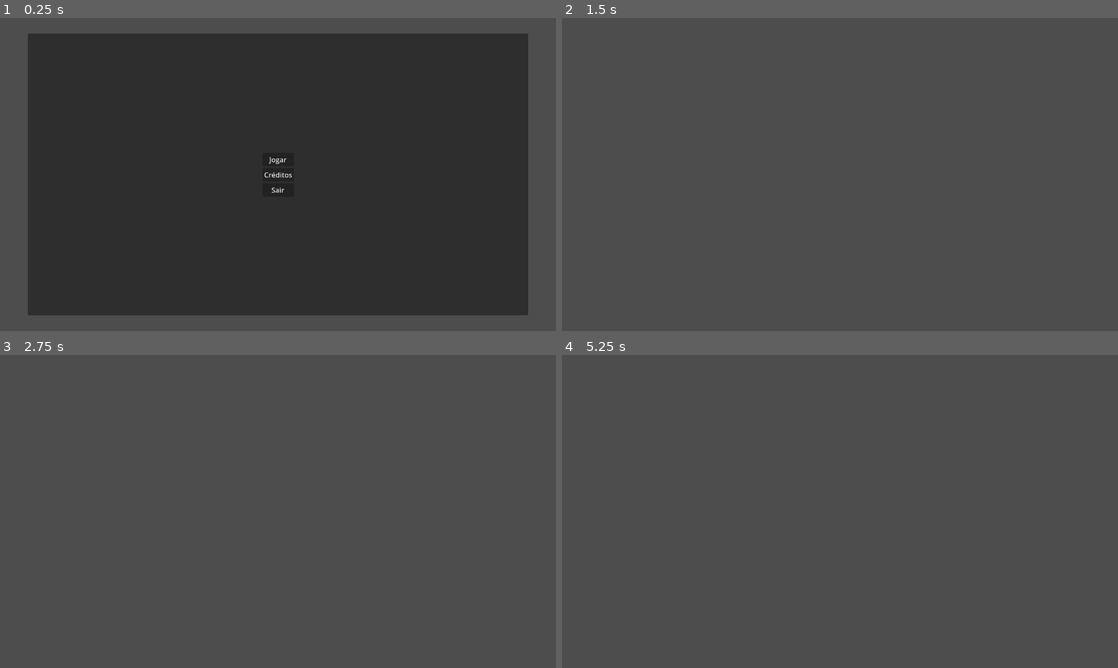
Above: before the commit, frames 1-4 (two rows, left to right).
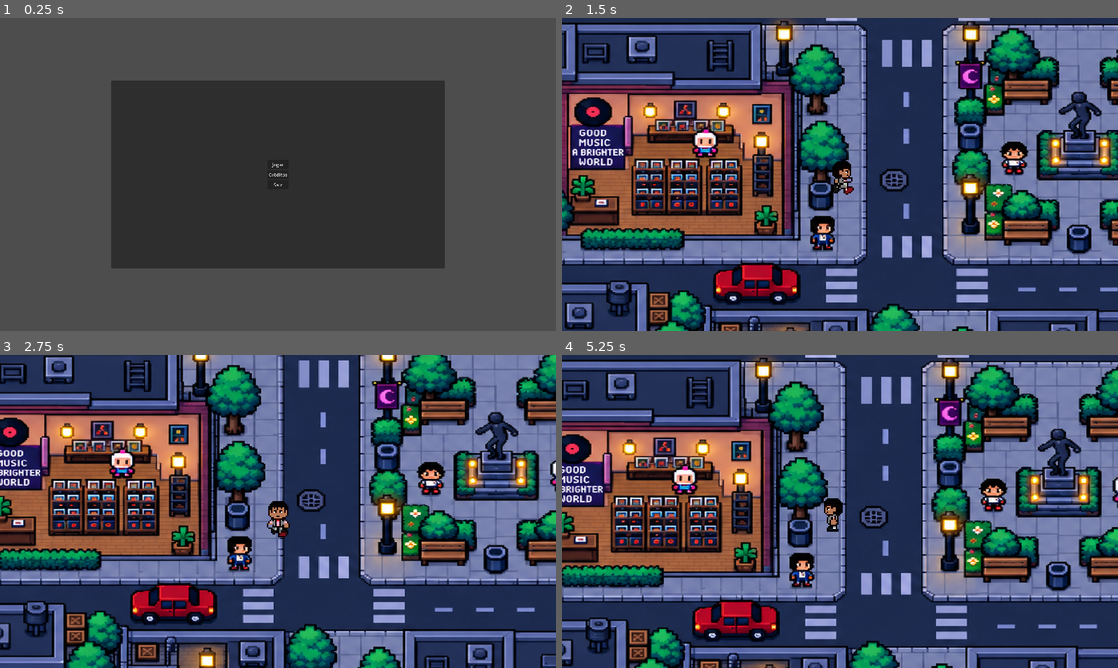
Above: after the commit, the same moments.

Repository: Luandev0208/Michael_Jackson-Journey_of_the_King
Game: Godot game, scene res://Scenes/interface.tscn
The game is run twice, just before and just after one commit, with the same random seed, the same clock (stepped at 60 frames per second) and the same inputs.
Inputs:
- Up to frame 1 (0.25 s): no input
- Up to frame 2 (1.5 s): click "Jogar" at 0.5 s; tap Enter at 1.25 s; hold Right (ui_right) from 1.28 s (still down)
- Up to frame 3 (2.75 s): release Right (ui_right) at 2.03 s; hold Down (ui_down) from 2.03 s (still down)
- Up to frame 4 (5.25 s): release Down (ui_down) at 2.78 s; hold Right (ui_right) 2.78-3.53 s; hold Up (ui_up) 3.53-4.28 s; hold Left (ui_left) from 4.28 s (still down)

The runs differ from the first frame. In frame 1, 45% of the frame differs, in the area x 5-95%, y 5-95%; in frame 2, 99%; in frame 3, 99%; in frame 4, 99%, in the area x 0-100%, y 0-100%.

Commit message:
V0.1
Movimentação Básica, e primeiros testes com sprites

Diff:
--- a/Scenes/jogo.tscn
+++ b/Scenes/jogo.tscn
@@ -1,5 +1,247 @@
 [gd_scene format=3 uid="uid://4hmussqqdeos"]
 
+[ext_resource type="Script" uid="uid://bn0pmsnqyxi1i" path="res://Scenes/michael_player.gd" id="1_h60hs"]
+[ext_resource type="Texture2D" uid="uid://t36s34fim1v1" path="res://Assets/Michael/MJ_32x32_MASTER.png" id="1_wu4wd"]
+[ext_resource type="Texture2D" uid="uid://culihkacydndf" path="res://Assets/Michael/ChatGPT Image 16 de set. de 2026, 13_42_38.png" id="3_82dp6"]
+
+[sub_resource type="AtlasTexture" id="AtlasTexture_nyb5w"]
+atlas = ExtResource("1_wu4wd")
+region = Rect2(32, 64, 32, 32)
+
+[sub_resource type="AtlasTexture" id="AtlasTexture_cwcib"]
+atlas = ExtResource("1_wu4wd")
+region = Rect2(0, 64, 32, 32)
+
+[sub_resource type="AtlasTexture" id="AtlasTexture_4aaip"]
+atlas = ExtResource("1_wu4wd")
+region = Rect2(64, 64, 32, 32)
+
+[sub_resource type="AtlasTexture" id="AtlasTexture_gyvnm"]
+atlas = ExtResource("1_wu4wd")
+region = Rect2(32, 96, 32, 32)
+
+[sub_resource type="AtlasTexture" id="AtlasTexture_ru4ac"]
+atlas = ExtResource("1_wu4wd")
+region = Rect2(0, 96, 32, 32)
+
+[sub_resource type="AtlasTexture" id="AtlasTexture_1untg"]
+atlas = ExtResource("1_wu4wd")
+region = Rect2(64, 96, 32, 32)
+
+[sub_resource type="AtlasTexture" id="AtlasTexture_6b6tp"]
+atlas = ExtResource("1_wu4wd")
+region = Rect2(32, 32, 32, 32)
+
+[sub_resource type="AtlasTexture" id="AtlasTexture_exr17"]
+atlas = ExtResource("1_wu4wd")
+region = Rect2(0, 32, 32, 32)
+
+[sub_resource type="AtlasTexture" id="AtlasTexture_8ihgy"]
+atlas = ExtResource("1_wu4wd")
+region = Rect2(64, 32, 32, 32)
+
+[sub_resource type="AtlasTexture" id="AtlasTexture_h60hs"]
+atlas = ExtResource("1_wu4wd")
+region = Rect2(0, 0, 32, 32)
+
+[sub_resource type="AtlasTexture" id="AtlasTexture_rokwo"]
+atlas = ExtResource("1_wu4wd")
+region = Rect2(64, 0, 32, 32)
+
+[sub_resource type="AtlasTexture" id="AtlasTexture_82dp6"]
+atlas = ExtResource("1_wu4wd")
+region = Rect2(32, 0, 32, 32)
+
+[sub_resource type="AtlasTexture" id="AtlasTexture_3lwpm"]
+atlas = ExtResource("1_wu4wd")
+region = Rect2(0, 192, 32, 32)
+
+[sub_resource type="AtlasTexture" id="AtlasTexture_1ojdp"]
+atlas = ExtResource("1_wu4wd")
+region = Rect2(64, 192, 32, 32)
+
+[sub_resource type="AtlasTexture" id="AtlasTexture_srq8g"]
+atlas = ExtResource("1_wu4wd")
+region = Rect2(32, 192, 32, 32)
+
+[sub_resource type="AtlasTexture" id="AtlasTexture_kx1ko"]
+atlas = ExtResource("1_wu4wd")
+region = Rect2(0, 224, 32, 32)
+
+[sub_resource type="AtlasTexture" id="AtlasTexture_iw17t"]
+atlas = ExtResource("1_wu4wd")
+region = Rect2(64, 224, 32, 32)
+
+[sub_resource type="AtlasTexture" id="AtlasTexture_2i0b6"]
+atlas = ExtResource("1_wu4wd")
+region = Rect2(32, 224, 32, 32)
+
+[sub_resource type="AtlasTexture" id="AtlasTexture_nly3o"]
+atlas = ExtResource("1_wu4wd")
+region = Rect2(0, 128, 32, 32)
+
+[sub_resource type="AtlasTexture" id="AtlasTexture_kghim"]
+atlas = ExtResource("1_wu4wd")
+region = Rect2(64, 128, 32, 32)
+
+[sub_resource type="AtlasTexture" id="AtlasTexture_4f6yh"]
+atlas = ExtResource("1_wu4wd")
+region = Rect2(32, 128, 32, 32)
+
+[sub_resource type="AtlasTexture" id="AtlasTexture_y8xt0"]
+atlas = ExtResource("1_wu4wd")
+region = Rect2(0, 160, 32, 32)
+
+[sub_resource type="AtlasTexture" id="AtlasTexture_8pm81"]
+atlas = ExtResource("1_wu4wd")
+region = Rect2(64, 160, 32, 32)
+
+[sub_resource type="AtlasTexture" id="AtlasTexture_jxrh3"]
+atlas = ExtResource("1_wu4wd")
+region = Rect2(32, 160, 32, 32)
+
+[sub_resource type="SpriteFrames" id="SpriteFrames_ay0fq"]
+animations = [{
+"frames": [{
+"duration": 1.0,
+"texture": SubResource("AtlasTexture_nyb5w")
+}, {
+"duration": 1.0,
+"texture": SubResource("AtlasTexture_cwcib")
+}, {
+"duration": 1.0,
+"texture": SubResource("AtlasTexture_4aaip")
+}],
+"loop": 2,
+"name": &"Baixo",
+"speed": 5.0
+}, {
+"frames": [{
+"duration": 1.0,
+"texture": SubResource("AtlasTexture_gyvnm")
+}, {
+"duration": 1.0,
+"texture": SubResource("AtlasTexture_ru4ac")
+}, {
+"duration": 1.0,
+"texture": SubResource("AtlasTexture_1untg")
+}],
+"loop": 2,
+"name": &"Cima",
+"speed": 5.0
+}, {
+"frames": [{
+"duration": 1.0,
+"texture": SubResource("AtlasTexture_6b6tp")
+}, {
+"duration": 1.0,
+"texture": SubResource("AtlasTexture_exr17")
+}, {
+"duration": 1.0,
+"texture": SubResource("AtlasTexture_8ihgy")
+}],
+"loop": 2,
+"name": &"Direita",
+"speed": 5.0
+}, {
+"frames": [{
+"duration": 1.0,
+"texture": SubResource("AtlasTexture_h60hs")
+}, {
+"duration": 1.0,
+"texture": SubResource("AtlasTexture_rokwo")
+}, {
+"duration": 1.0,
+"texture": SubResource("AtlasTexture_82dp6")
+}],
+"loop": 2,
+"name": &"Esquerda",
+"speed": 2.0
+}, {
+"frames": [{
+"duration": 1.0,
+"texture": SubResource("AtlasTexture_3lwpm")
+}, {
+"duration": 1.0,
+"texture": SubResource("AtlasTexture_1ojdp")
+}, {
+"duration": 1.0,
+"texture": SubResource("AtlasTexture_srq8g")
+}],
+"loop": 1,
+"name": &"Pular_Baixo",
+"speed": 5.0
+}, {
+"frames": [{
+"duration": 1.0,
+"texture": SubResource("AtlasTexture_kx1ko")
+}, {
+"duration": 1.0,
+"texture": SubResource("AtlasTexture_iw17t")
+}, {
+"duration": 1.0,
+"texture": SubResource("AtlasTexture_2i0b6")
+}],
+"loop": 1,
+"name": &"Pular_Cima",
+"speed": 5.0
+}, {
+"frames": [{
+"duration": 1.0,
+"texture": SubResource("AtlasTexture_nly3o")
+}, {
+"duration": 1.0,
+"texture": SubResource("AtlasTexture_kghim")
+}, {
+"duration": 1.0,
+"texture": SubResource("AtlasTexture_4f6yh")
+}],
+"loop": 1,
+"name": &"Pular_Direita",
+"speed": 5.0
+}, {
+"frames": [{
+"duration": 1.0,
+"texture": SubResource("AtlasTexture_y8xt0")
+}, {
+"duration": 1.0,
+"texture": SubResource("AtlasTexture_8pm81")
+}, {
+"duration": 1.0,
+"texture": SubResource("AtlasTexture_jxrh3")
+}],
+"loop": 1,
+"name": &"Pular_Esquerda",
+"speed": 5.0
+}]
+
+[sub_resource type="RectangleShape2D" id="RectangleShape2D_yvhk2"]
+size = Vector2(71.75, 28.5)
+
 [node name="Jogo" type="Node2D" unique_id=730242288]
 
-[node name="Sprite2D" type="Sprite2D" parent="." unique_id=1929329003]
+[node name="Sprite2D" type="Sprite2D" parent="." unique_id=127482031]
+position = Vector2(924.25, 312.11353)
+scale = Vector2(2.9015152, 2.2314413)
+texture = ExtResource("3_82dp6")
+
+[node name="StaticBody2D" type="StaticBody2D" parent="." unique_id=2023907599]
+
+[node name="Fundo" type="Sprite2D" parent="." unique_id=1929329003]
+
+[node name="Michael_Player" type="CharacterBody2D" parent="." unique_id=599410979]
+script = ExtResource("1_h60hs")
+
+[node name="Michael_Sprite" type="AnimatedSprite2D" parent="Michael_Player" unique_id=623894854]
+position = Vector2(116, 467)
+scale = Vector2(5, 5)
+sprite_frames = SubResource("SpriteFrames_ay0fq")
+animation = &"Baixo"
+
+[node name="Michael_Colisor" type="CollisionShape2D" parent="Michael_Player" unique_id=1366881941]
+position = Vector2(111, 524)
+shape = SubResource("RectangleShape2D_yvhk2")
+
+[node name="Camera" type="Camera2D" parent="Michael_Player" unique_id=963664664]
+position = Vector2(116, 467)
+position_smoothing_enabled = true
--- /dev/null
+++ b/Scenes/michael_player.gd
@@ -0,0 +1,63 @@
+extends CharacterBody2D
+
+@export var speed: float = 110.0
+
+@onready var sprite: AnimatedSprite2D = $Michael_Sprite
+
+var last_direction := Vector2.DOWN
+
+
+func _physics_process(delta):
+
+	var direction = Input.get_vector(
+		"ui_left",
+		"ui_right",
+		"ui_up",
+		"ui_down"
+	)
+
+	velocity = direction * speed
+
+	move_and_slide()
+
+	update_animation(direction)
+
+
+func update_animation(direction: Vector2):
+
+	if direction == Vector2.ZERO:
+		play_idle_animation()
+		return
+
+	last_direction = direction
+
+	if abs(direction.x) > abs(direction.y):
+
+		if direction.x > 0:
+			sprite.play("Direita")
+		else:
+			sprite.play("Esquerda")
+
+	else:
+
+		if direction.y > 0:
+			sprite.play("Baixo")
+		else:
+			sprite.play("Cima")
+
+
+func play_idle_animation():
+
+	if abs(last_direction.x) > abs(last_direction.y):
+
+		if last_direction.x > 0:
+			sprite.play("Direita")
+		else:
+			sprite.play("Esquerda")
+
+	else:
+
+		if last_direction.y > 0:
+			sprite.play("Baixo")
+		else:
+			sprite.play("CIma")
--- a/project.godot
+++ b/project.godot
@@ -17,10 +17,37 @@
 
 [display]
 
-window/size/viewport_width=1280
-window/size/viewport_height=720
+window/size/viewport_width=1920
+window/size/viewport_height=1080
 window/stretch/mode="viewport"
 window/stretch/aspect="expand"
+
+[input]
+
+Cima={
+"deadzone": 0.2,
+"events": [Object(InputEventKey,"resource_local_to_scene":false,"resource_name":"","device":-1,"window_id":0,"alt_pressed":false,"shift_pressed":false,"ctrl_pressed":false,"meta_pressed":false,"pressed":false,"keycode":0,"physical_keycode":87,"key_label":0,"unicode":119,"location":0,"echo":false,"script":null)
+, Object(InputEventKey,"resource_local_to_scene":false,"resource_name":"","device":-1,"window_id":0,"alt_pressed":false,"shift_pressed":false,"ctrl_pressed":false,"meta_pressed":false,"pressed":false,"keycode":0,"physical_keycode":4194320,"key_label":0,"unicode":0,"location":0,"echo":false,"script":null)
+]
+}
+Baixo={
+"deadzone": 0.2,
+"events": [Object(InputEventKey,"resource_local_to_scene":false,"resource_name":"","device":-1,"window_id":0,"alt_pressed":false,"shift_pressed":false,"ctrl_pressed":false,"meta_pressed":false,"pressed":false,"keycode":0,"physical_keycode":83,"key_label":0,"unicode":115,"location":0,"echo":false,"script":null)
+, Object(InputEventKey,"resource_local_to_scene":false,"resource_name":"","device":-1,"window_id":0,"alt_pressed":false,"shift_pressed":false,"ctrl_pressed":false,"meta_pressed":false,"pressed":false,"keycode":0,"physical_keycode":4194322,"key_label":0,"unicode":0,"location":0,"echo":false,"script":null)
+]
+}
+Esquerda={
+"deadzone": 0.2,
+"events": [Object(InputEventKey,"resource_local_to_scene":false,"resource_name":"","device":-1,"window_id":0,"alt_pressed":false,"shift_pressed":false,"ctrl_pressed":false,"meta_pressed":false,"pressed":false,"keycode":0,"physical_keycode":65,"key_label":0,"unicode":97,"location":0,"echo":false,"script":null)
+, Object(InputEventKey,"resource_local_to_scene":false,"resource_name":"","device":-1,"window_id":0,"alt_pressed":false,"shift_pressed":false,"ctrl_pressed":false,"meta_pressed":false,"pressed":false,"keycode":0,"physical_keycode":4194319,"key_label":0,"unicode":0,"location":0,"echo":false,"script":null)
+]
+}
+Direita={
+"deadzone": 0.2,
+"events": [Object(InputEventKey,"resource_local_to_scene":false,"resource_name":"","device":-1,"window_id":0,"alt_pressed":false,"shift_pressed":false,"ctrl_pressed":false,"meta_pressed":false,"pressed":false,"keycode":0,"physical_keycode":68,"key_label":0,"unicode":100,"location":0,"echo":false,"script":null)
+, Object(InputEventKey,"resource_local_to_scene":false,"resource_name":"","device":-1,"window_id":0,"alt_pressed":false,"shift_pressed":false,"ctrl_pressed":false,"meta_pressed":false,"pressed":false,"keycode":0,"physical_keycode":4194321,"key_label":0,"unicode":0,"location":0,"echo":false,"script":null)
+]
+}
 
 [physics]
 
Binary file added: Assets/Michael/ChatGPT Image 16 de set. de 2026, 13_42_38.png
Not shown, added: Assets/Michael/ChatGPT Image 16 de set. de 2026, 13_42_38.png.import
Binary file added: Assets/Michael/MJ_32x32_MASTER.png
Not shown, added: Assets/Michael/MJ_32x32_MASTER.png.import
Not shown, added: Scenes/michael_player.gd.uid
